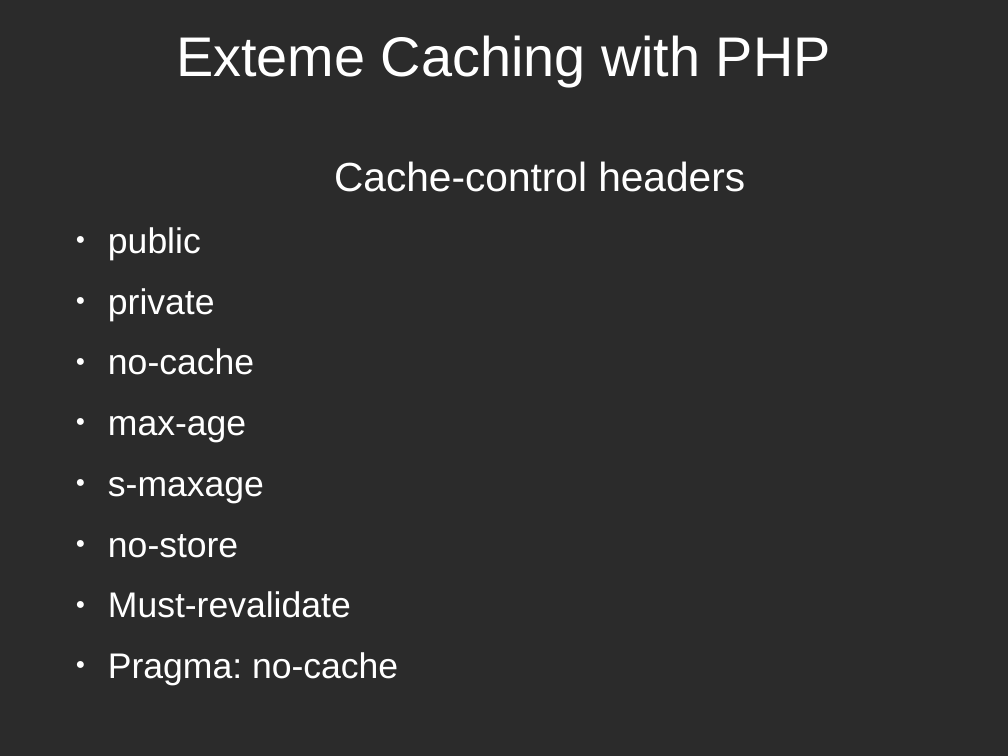
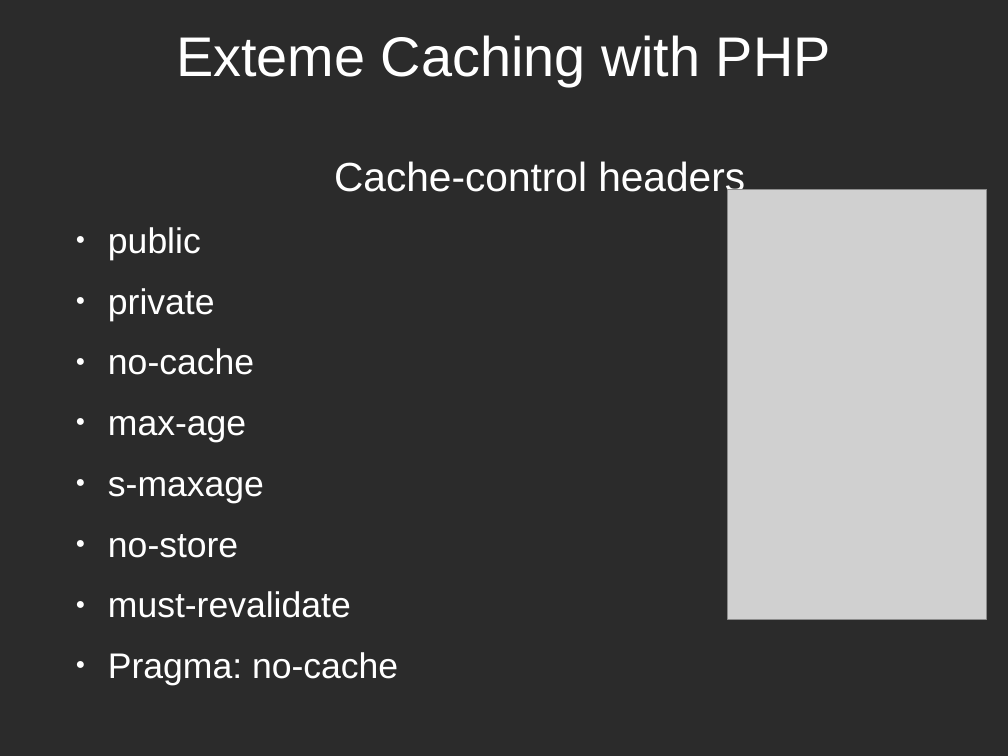
Before and after one commit to piotrmiazga/extreme_caching, a slide deck: slide 49 of presentation.odp (slide 41 before the commit). Drawn at 1008x756 pixels with LibreOffice and Linux fonts; fonts in the diff are those of the drawing; grey boxes stand for pictures; background and template pictures are left out; a plain dark background stands for a picture behind light text. Boxes give left, top, right and bottom in pixels: in the first picture for what was removed or moved away, otherwise in the second. Text is boxed around its words. In the diff, an @@ line names an element or a change of style, - is before the commit and + after.

```diff
--- a/presentation.odp
+++ b/presentation.odp
@@ picture added at <box>727,189,987,619</box> @@
@@ text at <box>108,591,351,618</box>: text changed @@
-● Must-revalidate
+● must-revalidate
```
Also in this commit, not shown: 28 other slides changed, 12 slides added, 5 other files.
